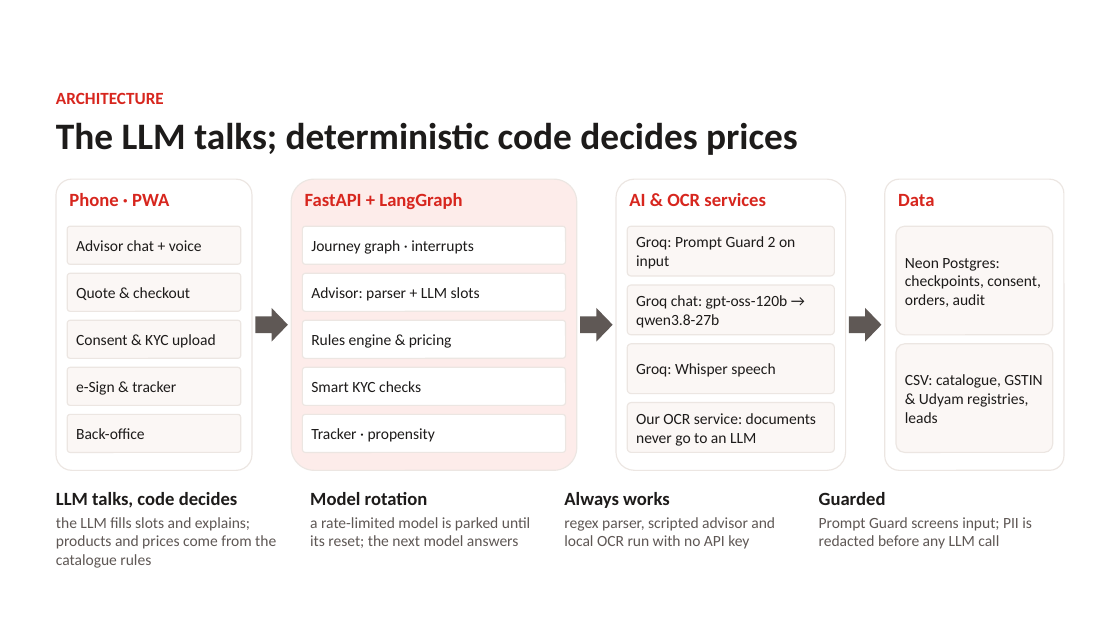
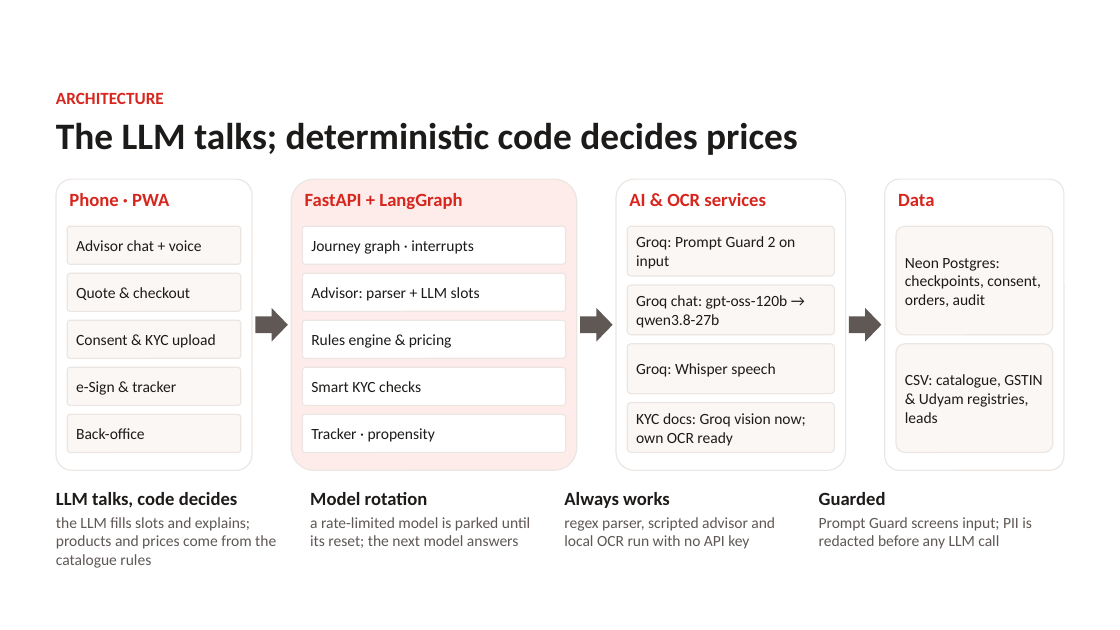
Before and after one commit to Psquare31/Airtel-Sync-26, a slide deck: slide 6 of docs/deck/Udyam_Digital_Business_Case.pptx. Drawn at 1120x630 pixels with LibreOffice and Linux fonts; fonts in the diff are those of the drawing; background and template pictures are left out. Boxes give left, top, right and bottom in pixels: in the first picture for what was removed or moved away, otherwise in the second. Text is boxed around its words. In the diff, an @@ line names an element or a change of style, - is before the commit and + after.

Commit message:
kyc reads with groq vision on render for now; consent names the active document reader

```diff
--- a/docs/deck/Udyam_Digital_Business_Case.pptx
+++ b/docs/deck/Udyam_Digital_Business_Case.pptx
@@ text at [636,413,806,446]: text changed @@
-Our OCR service: documents never go to an LLM
+KYC docs: Groq vision now; own OCR ready
```
Also in this commit, not shown: 1 other slide changed, 10 other files.
